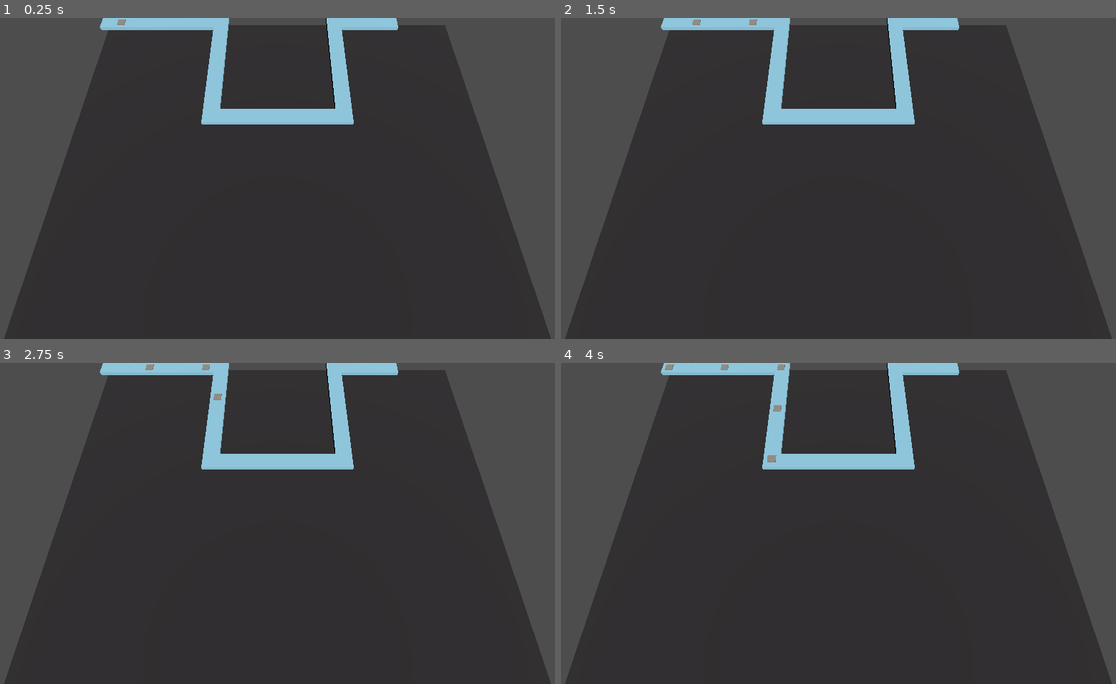
Above: before the commit, frames 1-4 (two rows, left to right).
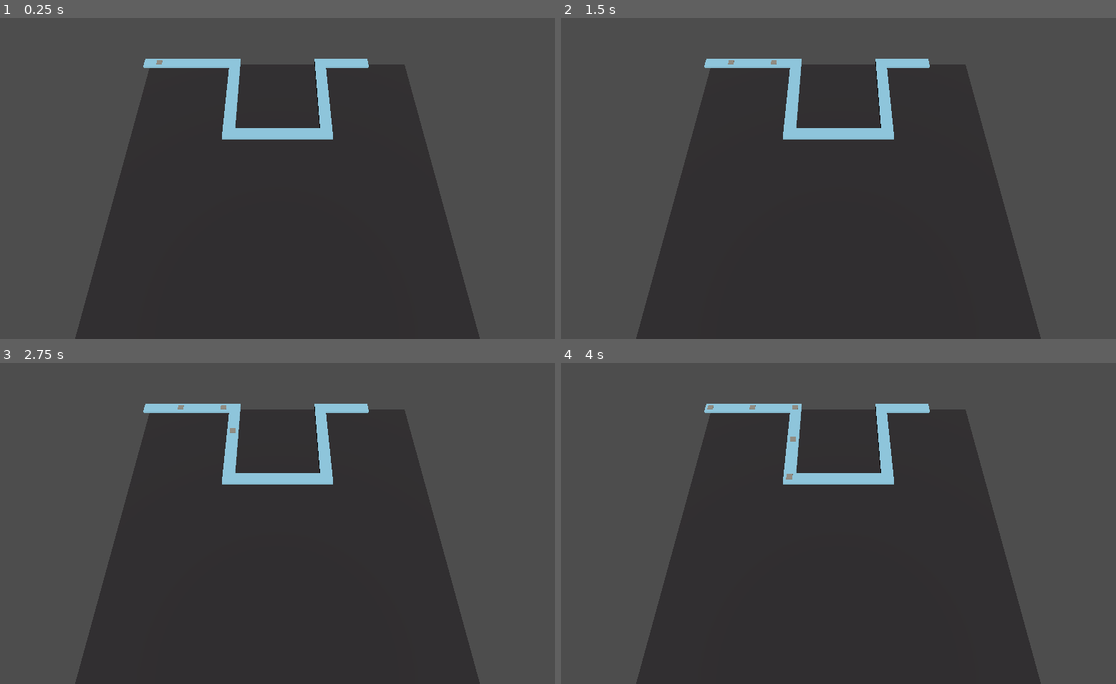
Above: after the commit, the same moments.

Repository: Star-tide/Tower-Defense-Game
Game: Godot game, scene res://scenes/core/GameRoot.tscn
The game is run twice, just before and just after one commit, with the same random seed, the same clock (stepped at 60 frames per second) and the same inputs.
Inputs (mouse positions are in pixels of both pictures, inside the frame that each line leads up to):
- Up to frame 1 (0.25 s): no input
- Up to frame 2 (1.5 s): tap Enter at 0.5 s; move the mouse to (966, 162) at 0.52 s; click (966, 162) at 0.67 s; drag from (721, 194) to (810, 242) at 1.27 s
- Up to frame 3 (2.75 s): move the mouse to (333, 452) at 2.02 s; click (333, 452) at 2.17 s
- Up to frame 4 (4 s): drag from (810, 587) to (666, 475) at 2.77 s; move the mouse to (1010, 571) at 3.52 s; click (1010, 571) at 3.67 s

The runs differ from the first frame. In frame 1, 31% of the frame differs, in the area x 0-100%, y 0-100%; in frame 2, 31%; in frame 3, 31%; in frame 4, 31%.

Commit message:
Remove ternary from CameraRig initialization

Diff:
--- a/scripts/core/CameraRig.gd
+++ b/scripts/core/CameraRig.gd
@@ -1,57 +1,112 @@
 extends Node3D
 class_name CameraRig
 
-@export var drag_pan_speed: float = 0.05
-@export var zoom_step: float = 2.0
+@export var move_speed: float = 12.0
+@export var drag_pan_speed: float = 0.02
+@export var rotate_sensitivity: float = 0.2
+@export var tilt_sensitivity: float = 0.15
 @export var min_zoom_distance: float = 6.0
-@export var max_zoom_distance: float = 40.0
+@export var max_zoom_distance: float = 60.0
+@export var min_pitch_deg: float = 20.0
+@export var max_pitch_deg: float = 75.0
 @export var focus_point: Vector3 = Vector3(12, 0, 12)
 
 var camera: Camera3D
-var camera_direction: Vector3 = Vector3.ZERO
-var target_distance: float = 12.0
-var dragging: bool = false
-var last_mouse_position: Vector2 = Vector2.ZERO
+var distance: float = 20.0
+var yaw_deg: float = 45.0
+var pitch_deg: float = 45.0
+var dragging_pan: bool = false
+var dragging_rotate: bool = false
 
 func _ready() -> void:
 	camera = $Camera3D
+	_initialize_from_camera()
+	_update_camera_transform()
+
+func _initialize_from_camera() -> void:
 	var initial_offset: Vector3 = camera.transform.origin - focus_point
-	camera_direction = initial_offset.normalized()
-	target_distance = initial_offset.length()
-	camera.look_at(focus_point, Vector3.UP)
-	_apply_zoom()
+	distance = initial_offset.length()
+	if distance <= 0.001:
+		distance = 20.0
+	var horizontal_length: float = Vector2(initial_offset.x, initial_offset.z).length()
+	yaw_deg = rad_to_deg(atan2(initial_offset.x, initial_offset.z))
+	if horizontal_length == 0.0:
+		pitch_deg = 45.0
+	else:
+		pitch_deg = rad_to_deg(atan2(initial_offset.y, horizontal_length))
+	pitch_deg = clamp(pitch_deg, min_pitch_deg, max_pitch_deg)
+
+func _process(delta: float) -> void:
+	_handle_keyboard_pan(delta)
 
 func _unhandled_input(event: InputEvent) -> void:
 	if event is InputEventMouseButton:
 		var mb: InputEventMouseButton = event
 		if mb.button_index == MouseButton.MOUSE_BUTTON_MIDDLE:
-			dragging = mb.pressed
-			last_mouse_position = mb.position
+			dragging_pan = mb.pressed
+		elif mb.button_index == MouseButton.MOUSE_BUTTON_RIGHT:
+			dragging_rotate = mb.pressed
 		elif mb.button_index == MouseButton.MOUSE_BUTTON_WHEEL_UP and mb.pressed:
-			_adjust_zoom(-zoom_step)
+			_adjust_zoom(-2.0)
 		elif mb.button_index == MouseButton.MOUSE_BUTTON_WHEEL_DOWN and mb.pressed:
-			_adjust_zoom(zoom_step)
+			_adjust_zoom(2.0)
 
-	if event is InputEventMouseMotion and dragging:
+	if event is InputEventMouseMotion:
 		var motion: InputEventMouseMotion = event
-		_pan_camera(motion.relative)
+		if dragging_pan:
+			_pan_camera(motion.relative)
+		elif dragging_rotate:
+			_rotate_camera(motion.relative)
 
 func _adjust_zoom(delta_dist: float) -> void:
-	target_distance = clamp(target_distance + delta_dist, min_zoom_distance, max_zoom_distance)
-	_apply_zoom()
-
-func _apply_zoom() -> void:
-	var new_position: Vector3 = focus_point + camera_direction * target_distance
-	camera.transform.origin = new_position
-	camera.look_at(focus_point, Vector3.UP)
+	distance = clamp(distance + delta_dist, min_zoom_distance, max_zoom_distance)
+	_update_camera_transform()
 
 func _pan_camera(relative: Vector2) -> void:
-	var camera_basis: Basis = camera.global_transform.basis
-	var right: Vector3 = Vector3(camera_basis.x.x, 0.0, camera_basis.x.z).normalized()
-	var forward: Vector3 = Vector3(camera_basis.z.x, 0.0, camera_basis.z.z).normalized()
+	var yaw_rad: float = deg_to_rad(yaw_deg)
+	var right: Vector3 = Vector3(sin(yaw_rad), 0.0, cos(yaw_rad)).normalized()
+	var forward: Vector3 = Vector3(-cos(yaw_rad), 0.0, sin(yaw_rad)).normalized()
 	var delta_x: float = -relative.x * drag_pan_speed
 	var delta_z: float = -relative.y * drag_pan_speed
 	var pan_vector: Vector3 = (right * delta_x) + (forward * delta_z)
+	focus_point += pan_vector
 	global_position += pan_vector
-	focus_point += pan_vector
-	_apply_zoom()
+	_update_camera_transform()
+
+func _rotate_camera(relative: Vector2) -> void:
+	yaw_deg -= relative.x * rotate_sensitivity
+	pitch_deg = clamp(pitch_deg - relative.y * tilt_sensitivity, min_pitch_deg, max_pitch_deg)
+	_update_camera_transform()
+
+func _handle_keyboard_pan(delta: float) -> void:
+	var input_dir: Vector3 = Vector3.ZERO
+	if Input.is_action_pressed("camera_move_forward"):
+		input_dir.z -= 1.0
+	if Input.is_action_pressed("camera_move_back"):
+		input_dir.z += 1.0
+	if Input.is_action_pressed("camera_move_left"):
+		input_dir.x -= 1.0
+	if Input.is_action_pressed("camera_move_right"):
+		input_dir.x += 1.0
+	if input_dir == Vector3.ZERO:
+		return
+	var yaw_rad: float = deg_to_rad(yaw_deg)
+	var right: Vector3 = Vector3(sin(yaw_rad), 0.0, cos(yaw_rad)).normalized()
+	var forward: Vector3 = Vector3(-cos(yaw_rad), 0.0, sin(yaw_rad)).normalized()
+	var move: Vector3 = (right * input_dir.x) + (forward * input_dir.z)
+	if move.length() > 0.001:
+		move = move.normalized() * move_speed * delta
+		focus_point += move
+		global_position += move
+		_update_camera_transform()
+
+func _update_camera_transform() -> void:
+	var yaw_rad: float = deg_to_rad(yaw_deg)
+	var pitch_rad: float = deg_to_rad(pitch_deg)
+	var dir: Vector3 = Vector3(
+		sin(yaw_rad) * cos(pitch_rad),
+		sin(pitch_rad),
+		cos(yaw_rad) * cos(pitch_rad)
+	).normalized()
+	camera.transform.origin = focus_point + dir * distance
+	camera.look_at(focus_point, Vector3.UP)
